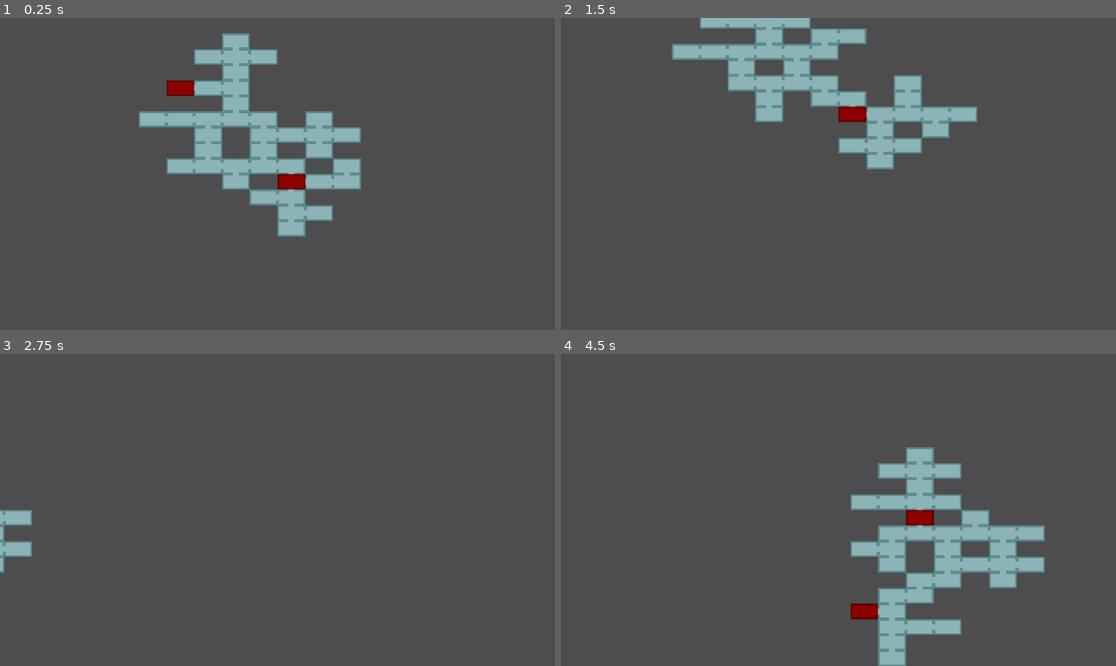
Above: before the commit, frames 1-4 (two rows, left to right).
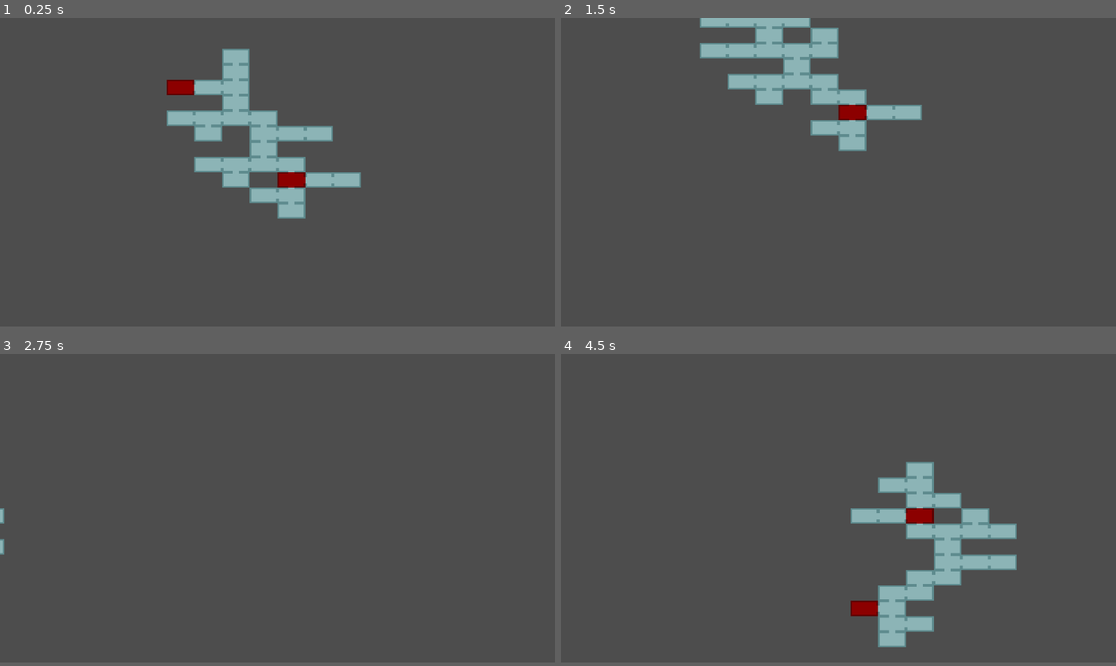
Above: after the commit, the same moments.

Repository: SmXThing/DungeonGame
Game: Godot game, scene res://scenes/test.tscn
The game is run twice, just before and just after one commit, with the same random seed, the same clock (stepped at 60 frames per second) and the same inputs. The project has no main scene, so this scene is started directly.
Inputs:
- Up to frame 1 (0.25 s): no input
- Up to frame 2 (1.5 s): tap Enter (ENTER) at 0.5, 0.6, 1.35 s; hold D (move_right) 0.53-1.28 s; hold S (move_down) from 1.28 s (still down)
- Up to frame 3 (2.75 s): release S (move_down) at 2.03 s; hold D (move_right) from 2.03 s (still down); tap Enter (ENTER) at 2.1 s
- Up to frame 4 (4.5 s): release D (move_right) at 2.78 s; hold W (move_up) 2.78-3.53 s; tap Enter (ENTER) at 2.85, 3.6, 4.35 s; hold A (move_left) from 3.53 s (still down)
In our replay, the window is 799x449 before the commit and 799x444 after it. These sizes can differ from the game's own. Grey fills any space a smaller window leaves; there, only what the larger window draws over its background counts as a difference.

The runs differ from the first frame. In frame 1, 4.4% of the frame differs, in the area x 25-66%, y 4-71%; in frame 2, 5.1%; in frame 3, 0.6%; in frame 4, 6.4%, in the area x 52-88%, y 29-100%.

Commit message:
Added Part of Tileset

Diff:
--- a/project.godot
+++ b/project.godot
@@ -17,7 +17,7 @@
 [display]
 
 window/size/viewport_width=288
-window/size/viewport_height=162
+window/size/viewport_height=160
 window/stretch/mode="canvas_items"
 
 [input]
--- /dev/null
+++ b/scenes/BetaRoom.tscn
@@ -0,0 +1,76 @@
+[gd_scene load_steps=4 format=3 uid="uid://cy60vhecxulp6"]
+
+[ext_resource type="Texture2D" uid="uid://5waua11k71iy" path="res://assets/tiles.png" id="1_fiywq"]
+
+[sub_resource type="TileSetAtlasSource" id="TileSetAtlasSource_pvo8e"]
+texture = ExtResource("1_fiywq")
+0:0/0 = 0
+1:0/0 = 0
+2:0/0 = 0
+3:0/0 = 0
+4:0/0 = 0
+5:0/0 = 0
+6:0/0 = 0
+7:0/0 = 0
+8:0/0 = 0
+9:0/0 = 0
+10:0/0 = 0
+11:0/0 = 0
+12:0/0 = 0
+13:0/0 = 0
+14:0/0 = 0
+15:0/0 = 0
+16:0/0 = 0
+0:1/0 = 0
+1:1/0 = 0
+2:1/0 = 0
+3:1/0 = 0
+4:1/0 = 0
+5:1/0 = 0
+6:1/0 = 0
+7:1/0 = 0
+8:1/0 = 0
+9:1/0 = 0
+10:1/0 = 0
+11:1/0 = 0
+12:1/0 = 0
+13:1/0 = 0
+14:1/0 = 0
+15:1/0 = 0
+16:1/0 = 0
+0:2/0 = 0
+1:2/0 = 0
+2:2/0 = 0
+3:2/0 = 0
+4:2/0 = 0
+5:2/0 = 0
+6:2/0 = 0
+7:2/0 = 0
+8:2/0 = 0
+9:2/0 = 0
+10:2/0 = 0
+11:2/0 = 0
+12:2/0 = 0
+13:2/0 = 0
+0:3/0 = 0
+1:3/0 = 0
+2:3/0 = 0
+3:3/0 = 0
+4:3/0 = 0
+5:3/0 = 0
+6:3/0 = 0
+7:3/0 = 0
+8:3/0 = 0
+9:3/0 = 0
+10:3/0 = 0
+11:3/0 = 0
+12:3/0 = 0
+13:3/0 = 0
+
+[sub_resource type="TileSet" id="TileSet_3x34p"]
+sources/0 = SubResource("TileSetAtlasSource_pvo8e")
+
+[node name="Node2D" type="Node2D"]
+
+[node name="TileMapLayer" type="TileMapLayer" parent="."]
+tile_set = SubResource("TileSet_3x34p")
--- a/scenes/test.tscn
+++ b/scenes/test.tscn
@@ -4,7 +4,6 @@
 
 [node name="Node2D" type="Node2D"]
 script = ExtResource("1_wen4y")
-depth = 25
 
 [node name="Camera2D" type="Camera2D" parent="."]
 zoom = Vector2(0.05, 0.05)
Binary file added: aseprite_files/tiles.aseprite
Binary file added: assets/tiles.png
Not shown, added: assets/tiles.png.import
